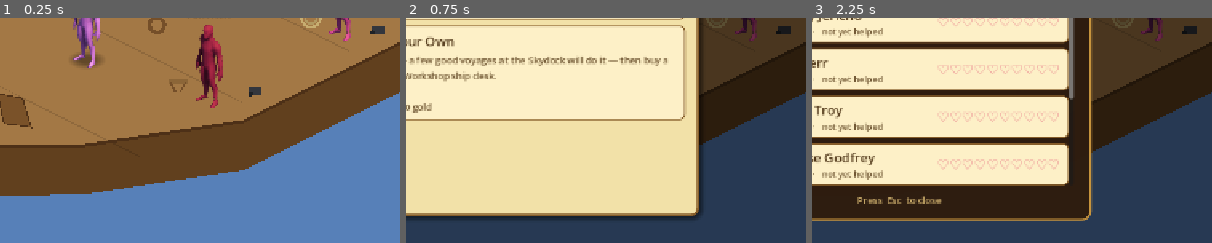
Above: before the commit, frames 1-3 (left to right).
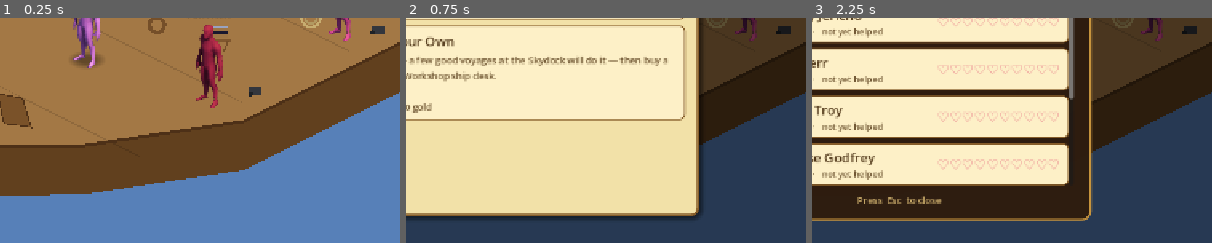
Above: after the commit, the same moments.

Repository: TairoyZone/shivaliva-shanty
Game: Godot game, scene res://levels/ship_deck/ship_deck.tscn
Two runs of this game, one before a commit and one after it. Both use one fixed random seed, a clock stepped at 60 frames per second and the inputs below. This scene is started directly instead of the project's main scene.
Inputs:
- Up to frame 1 (0.25 s): no input
- Up to frame 2 (0.75 s): click "!" at 0.5 s
- Up to frame 3 (2.25 s): click "X" at 1.25 s; click "♥ Hearts" at 2 s
The pictures show only the part of the screen within x 39-89%, y 41-91%; the shares and areas given below are measured in that part.

The runs differ from the first frame. In frame 1, 0.2% of the frame differs, in the area x 42-58%, y 3-33%; in frame 2, nothing differs; in frame 3, less than 0.1%.

Commit message:
feat(ship): Patchworks as a VOYAGE station + voyage-level hull (the YPP carpentry model)
Reframes per Troy: the Patchworks is a core voyage station (YPP's Carpentry), maintaining the SHIP YOU'RE CREWING - not a port side-trip. (1) Holes are now VOYAGE-LEVEL: a transient voyage_open_holes (the pillage ship, jobbed or owned); the condition helpers (ship_open_holes/_set_open_holes/wreck) redirect to it while voyage_active, so combat damage, the Loft flood, the sink, the footing + the HULL gauge all act on the ship you're actually sailing - the coupling finally works on a JOBBING run (the headline flow), not just an owned ship. (2) 'Man the Patchworks' is now a station on the ship deck next to 'Man the Loft' (mends the pillage ship; ~3 lines/hole), with its own workbench prop + a hull-holed glow. The HULL gauge shows on every voyage now. KNOWN FLOW LIMIT: the Loft is a CONTINUOUS crossing, so the deck (+ this station) is reached at start/arrival/bail, not yet mid-crossing - the per-leg return / Loft-station-switch is the next step for the full man-stations-during-the-pillage rhythm. Headless-verified.

Co-Authored-By: Claude Opus 4.8 <noreply@anthropic.com>

Diff:
--- a/autoloads/player_state.gd
+++ b/autoloads/player_state.gd
@@ -79,6 +79,8 @@
 ## ceiling + the Patchworks cap. Bigger ships scale up later; an unlisted id defaults to 4.
 const SHIP_MAX_HOLES : Dictionary = {"driftpod": 4}
 const SHIP_MAX_HOLES_DEFAULT : int = 4
+## Max holes the CURRENT pillage ship can take before she founders (the voyage-ship cap).
+const VOYAGE_MAX_HOLES : int = 4
 ## A perfect hull starts the Loft at this Stardust (= the Loft's BASELINE, trivially aloft); each
 ## open hole raises the embark level a touch (a battered hull begins closer to the bite).
 const STARDUST_BASE_START : float = 3.0
@@ -188,6 +190,12 @@
 ## drive the Loft's Stardust rise (more holes ⇒ floods faster) + the sink; the Patchworks seals them.
 ## Round-trips in the save. See [[ship-condition-research]] / [[patchworks-spec]].
 var ship_condition : Dictionary = {}
+
+## TRANSIENT: holes on the SHIP YOU'RE CURRENTLY SAILING (the pillage ship — jobbed crew OR your own).
+## During a voyage the condition helpers (ship_open_holes / add_hole / close_hole / wreck) operate on
+## THIS, not the persisted owned-ship `ship_condition`, so the Loft / the Patchworks station / the sink
+## all act on the ship you're actually crewing (YPP-style). Reset when a voyage ends. See [[ship-condition-research]].
+var voyage_open_holes : int = 0
 
 ## The player's Skirmish weapons. You start with just FISTS (brawl); the rest are bought
 ## at Cinder Troy's forge ([WeaponShop]) → appended here. The EQUIPPED one is the attack
@@ -352,11 +360,9 @@
 	# holes the enemy opened, or a calm stretch. The booty itself pays out at voyage's end, pooled.
 	if is_fight:
 		log_event("Plundered %d booty — pool now %d" % [cut, voyage_total_gold()], Color(0.85, 1.0, 0.7))
-		# Only narrate hull damage when there's actually an owned ship to damage — a shipless jobbing
-		# voyage takes no holes (add_hole no-ops), so don't claim damage that never happened.
-		if not active_ship_id().is_empty():
-			var holed : int = 2 if not won else 1
-			log_event("Enemy fire opened %d hole%s in the hull" % [holed, "" if holed == 1 else "s"], Color(1.0, 0.6, 0.5))
+		# The pillage ship took hull damage this fight (voyage_open_holes) — narrate it.
+		var holed : int = 2 if not won else 1
+		log_event("Enemy fire opened %d hole%s in the hull" % [holed, "" if holed == 1 else "s"], Color(1.0, 0.6, 0.5))
 	else:
 		log_event("A calm stretch — no plunder, but she's aloft", Color(0.78, 0.85, 0.95))
 
@@ -479,8 +485,9 @@
 	voyage_leg_lift0 = 0
 	voyage_leg_swaps0 = 0
 	voyage_boarding_seed = 0   # don't bleed a stale footing seed into the next (maybe friendly) Skirmish
-	# Holes now PERSIST across voyages (S6) — NO free disembark mend. The player repairs at the
-	# Skydock's Patchworks post (the "Mend the Hull" station). See [[ship-condition-research]].
+	voyage_open_holes = 0      # the pillage SHIP's holes are transient — the next voyage's ship starts fresh
+	# (Your OWNED ship's persisted condition (`ship_condition`) is separate + survives, repaired at the
+	# Skydock's Patchworks post. The in-voyage Patchworks station mends the CURRENT pillage ship.)
 
 ## Transient: the chosen Skirmish-duel opponent's NPC resource path. Set by the
 ## Spar post's challenge picker; consumed (and cleared) by SkirmishDuel on load.
@@ -897,6 +904,8 @@
 ## Open holes on the ACTIVE ship (0 with no ship / no damage yet).
 func ship_open_holes() -> int:
 
+	if voyage_active:
+		return voyage_open_holes   # the pillage ship you're crewing
 	var id : String = active_ship_id()
 	if id.is_empty():
 		return 0
@@ -922,6 +931,9 @@
 ## Wreck the active ship — set it to MAX holes (the sink consequence). Persisted.
 func wreck_active_ship() -> void:
 
+	if voyage_active:
+		_set_open_holes(VOYAGE_MAX_HOLES)
+		return
 	var id : String = active_ship_id()
 	if not id.is_empty():
 		_set_open_holes(ship_max_holes(id))
@@ -937,6 +949,9 @@
 # Write the active ship's open-hole count (clamped 0..max), then persist.
 func _set_open_holes(value: int) -> void:
 
+	if voyage_active:
+		voyage_open_holes = clampi(value, 0, VOYAGE_MAX_HOLES)   # the pillage ship (transient, not saved)
+		return
 	var id : String = active_ship_id()
 	if id.is_empty():
 		return
--- a/levels/ship_deck/ship_deck.gd
+++ b/levels/ship_deck/ship_deck.gd
@@ -15,6 +15,7 @@
 
 
 const LOFT_SCENE : String = "res://puzzles/loft/loft.tscn"
+const PATCHWORKS_SCENE : String = "res://puzzles/patchworks/patchworks_scene.tscn"
 ## Boarding the brigand = the crew-vs-crew [SkirmishBoarding] team fight (you + AI
 ## mates vs the brigand crew). The 1v1 skirmish_duel stays the Spar's friendly match.
 const SKIRMISH_SCENE : String = "res://puzzles/skirmish/skirmish_boarding.tscn"
@@ -36,6 +37,7 @@
 
 ## Functional station grid cells (well spread out).
 const LOFT_G : Vector2 = Vector2(2.6, 7.0)     # the playable Loft
+const PATCHWORKS_G : Vector2 = Vector2(5.4, 10.6)  # the playable hull-repair station (the Patchworks)
 const HELM_G : Vector2 = Vector2(4.0, 3.2)     # captain's post + the navigation prop
 const PLANK_G : Vector2 = Vector2(4.0, 15.2)   # the gangplank (disembark)
 const SPAWN_G : Vector2 = Vector2(4.0, 13.0)
@@ -45,7 +47,6 @@
 const FLAVOUR_STATIONS : Array = [
 	[Vector2(6.0, 8.6), "sailing"],
 	[Vector2(2.0, 11.4), "gunnery"],
-	[Vector2(6.0, 12.4), "carpentry"],
 ]
 ## Ship hull outline in grid coords (pointed bow at high gy, flat stern at low gy).
 const OUTLINE : Array = [
@@ -274,6 +275,8 @@
 	match _active:
 		"loft":
 			_man_loft()
+		"patchworks":
+			_man_patchworks()
 		"plank":
 			_disembark()
 
@@ -301,7 +304,8 @@
 		1, 2:
 			return [plank]   # crossing — watch her make way (the boarding fires itself at the swords)
 		_:
-			return [["loft", _iso(LOFT_G.x, LOFT_G.y)], plank]
+			return [["loft", _iso(LOFT_G.x, LOFT_G.y)],
+				["patchworks", _iso(PATCHWORKS_G.x, PATCHWORKS_G.y)], plank]
 
 
 func _action_label(id: String) -> String:
@@ -309,6 +313,8 @@
 	match id:
 		"loft":
 			return "Man the Loft"
+		"patchworks":
+			return "Man the Patchworks" if PlayerState.ship_open_holes() > 0 else "Patchworks  (hull sound)"
 		"plank":
 			return "Disembark"
 	return ""
@@ -321,6 +327,15 @@
 	PlayerState.pillage_phase = 1
 	PlayerState.puzzle_return_scene = SELF_SCENE
 	get_tree().change_scene_to_file(LOFT_SCENE)
+
+
+# Man the PATCHWORKS — the YPP-carpentry reskin: a core voyage station that MENDS this ship's hull
+# (every ~3 cleared lines seals a hole), so she floods slower at the Loft. A side station, NOT a leg:
+# it does NOT advance the voyage (no pillage_phase change) — repair, then return to the deck.
+func _man_patchworks() -> void:
+
+	PlayerState.puzzle_return_scene = SELF_SCENE
+	get_tree().change_scene_to_file(PATCHWORKS_SCENE)
 
 
 func _board_brigand() -> void:
@@ -511,8 +526,12 @@
 	# crossing there's nothing to man — you just watch her make way — so no glow.
 	if not _crossing:
 		_draw_glow(_active_world_pos())
+		# A second halo on the Patchworks when the hull's holed — "mend her here, hand".
+		if not _arrived() and PlayerState.ship_open_holes() > 0:
+			_draw_glow(_iso(PATCHWORKS_G.x, PATCHWORKS_G.y))
 	# Clean station props (no labels): playable Loft + helm + the flavour props + plank.
 	_draw_prop(_iso(LOFT_G.x, LOFT_G.y), "loft")
+	_draw_prop(_iso(PATCHWORKS_G.x, PATCHWORKS_G.y), "patchworks")
 	_draw_prop(_iso(HELM_G.x, HELM_G.y), "navigation")
 	for st in FLAVOUR_STATIONS:
 		_draw_prop(_iso(st[0].x, st[0].y), st[1])
@@ -563,6 +582,16 @@
 			draw_arc(pos, 9.0, 0.0, TAU, 20, Color(0.70, 0.60, 0.38, 1.0), 4.0)
 		"gunnery":
 			_draw_cannon(pos)
+		"patchworks":
+			# A repair workbench with a half-planked hull panel on top (echoes the Skydock post).
+			draw_rect(Rect2(pos.x - 18.0, pos.y - 6.0, 36.0, 7.0), Color(0.50, 0.34, 0.18, 1.0))
+			draw_line(pos + Vector2(-13.0, -2.0), pos + Vector2(-6.0, 14.0), DECK_DARK, 3.0)
+			draw_line(pos + Vector2(13.0, -2.0), pos + Vector2(6.0, 14.0), DECK_DARK, 3.0)
+			var ppr : Rect2 = Rect2(pos.x - 13.0, pos.y - 24.0, 26.0, 16.0)
+			draw_rect(ppr, Color(0.10, 0.09, 0.18, 1.0))
+			draw_rect(Rect2(ppr.position.x, ppr.position.y, 26.0, 5.0), Color(0.62, 0.46, 0.27, 1.0))
+			draw_rect(Rect2(ppr.position.x, ppr.position.y + 10.0, 26.0, 5.0), Color(0.62, 0.46, 0.27, 1.0))
+			draw_rect(ppr, STATION_IDLE, false, 1.5)
 		"carpentry":
 			draw_rect(Rect2(pos.x - 16.0, pos.y - 8.0, 32.0, 6.0), Color(0.55, 0.40, 0.22, 1.0))
 			draw_line(pos + Vector2(-12.0, -4.0), pos + Vector2(-4.0, 12.0), DECK_DARK, 3.0)
--- a/puzzles/loft/loft.gd
+++ b/puzzles/loft/loft.gd
@@ -103,10 +103,9 @@
 	# gauge bar and the Leave/? buttons) — and let her SAIL in real time while you work, in sync
 	# with the deck (both charts share PlayerState.voyage_ship_t). Manning a station = a crossing.
 	if PlayerState.voyage_active:
-		# A HULL readout beside the gauges — shows WHY the Stardust floods fast (the damaged-ship coupling).
-		if PlayerState.has_ship():
-			_hull_label = _make_label("HULL  SOUND", Color(0.7, 0.95, 0.75, 1.0))
-			bar.add_child(_wrap(_hull_label))
+		# A HULL readout beside the gauges — the PILLAGE ship's holes (shows WHY the Stardust floods fast).
+		_hull_label = _make_label("HULL  SOUND", Color(0.7, 0.95, 0.75, 1.0))
+		bar.add_child(_wrap(_hull_label))
 		_voyage_chart = VoyageChart.new()
 		_voyage_chart.place_at(_ui, true)
 		_voyage_chart.refresh_from_state(true)   # manning a station IS a crossing — she sails
